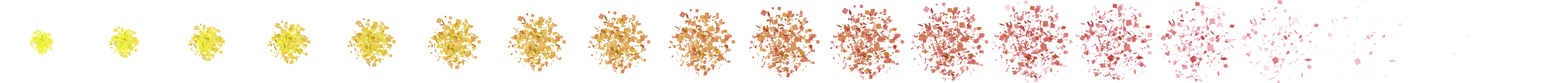
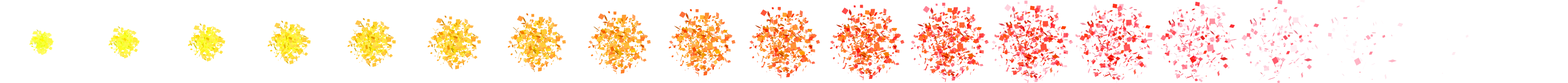
The second 1568 × 83 image is a revision of the first. Changes to its layers:
pixels changed over [29, 0, 1469, 83] (layer not identified)
